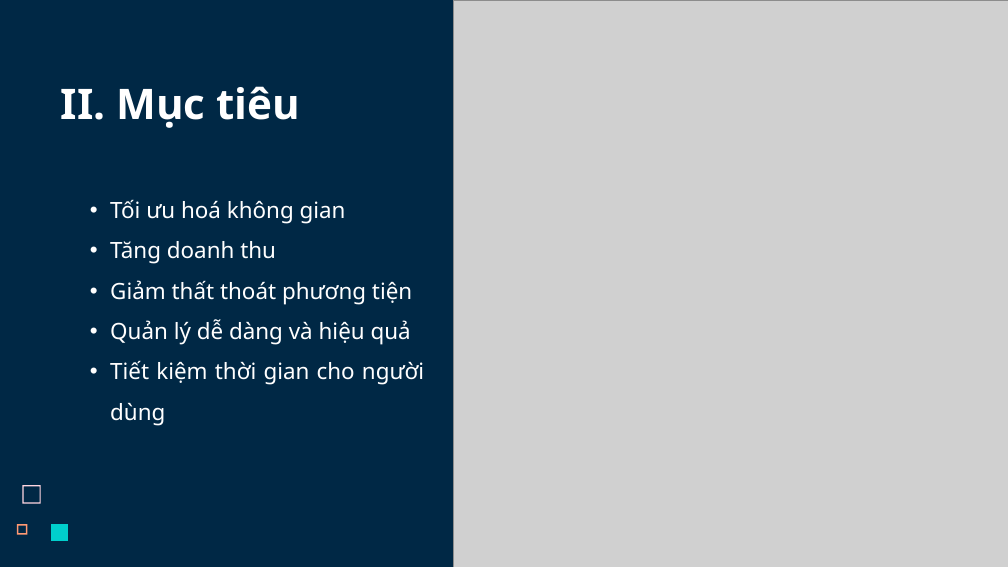
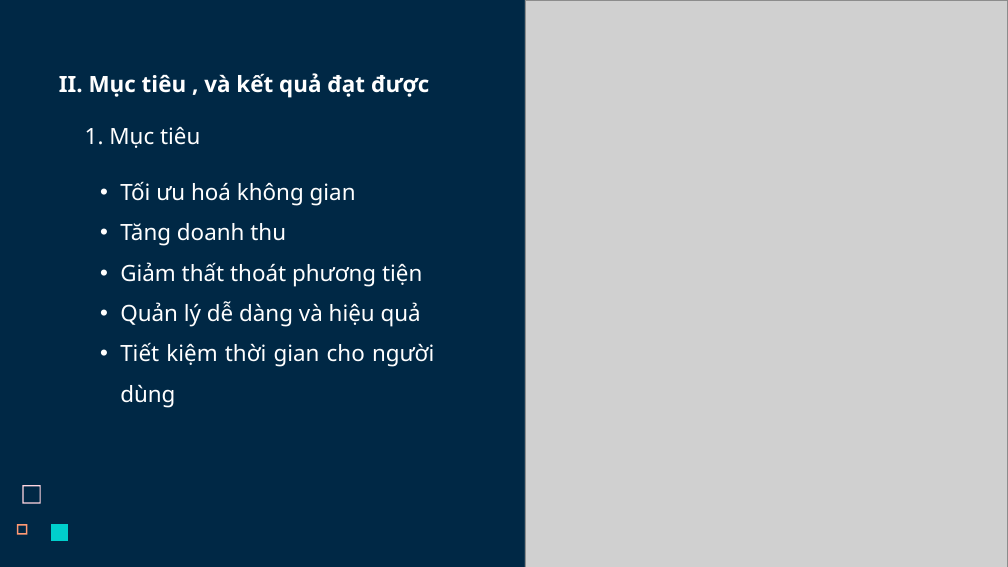
Before and after one commit to AnhCode206/DDTuan_PBL01_NHP41B_Nhom11, a slide deck: slide 5 of Slides.pptx. Drawn at 1008x567 pixels with LibreOffice and Linux fonts; fonts in the diff are those of the drawing; grey boxes stand for pictures. Boxes give left, top, right and bottom in pixels: in the first picture for what was removed or moved away, otherwise in the second. Text is boxed around its words. In the diff, an @@ line names an element or a change of style, - is before the commit and + after.

```diff
--- a/Slides.pptx
+++ b/Slides.pptx
@@ picture: place and size @@
-picture at bbox=[454, 0, 1008, 567]
+picture at bbox=[525, 0, 1007, 567]
@@ text at bbox=[59, 73, 429, 98]: text changed; size 60.3 to 32 pt @@
-II. Mục tiêu
+II. Mục tiêu , và kết quả đạt được
@@ text added at bbox=[85, 126, 200, 148], 32 pt, text #FFFFFF @@
+1. Mục tiêu
@@ text "Tối ưu hoá không gian": place and size @@
-text "Tối ưu hoá không gian" at bbox=[110, 199, 424, 426]
+text "Tối ưu hoá không gian" at bbox=[120, 181, 434, 408]
```
Also in this commit, not shown: 3 other slides changed, 20 slides added, 9 slides removed, 3 other files.
